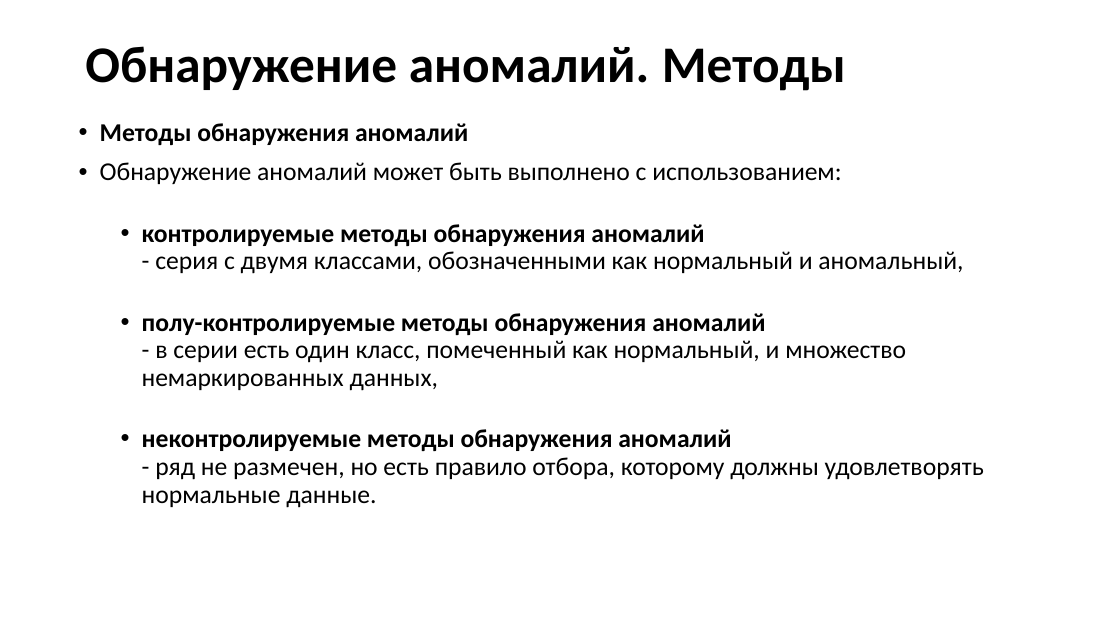
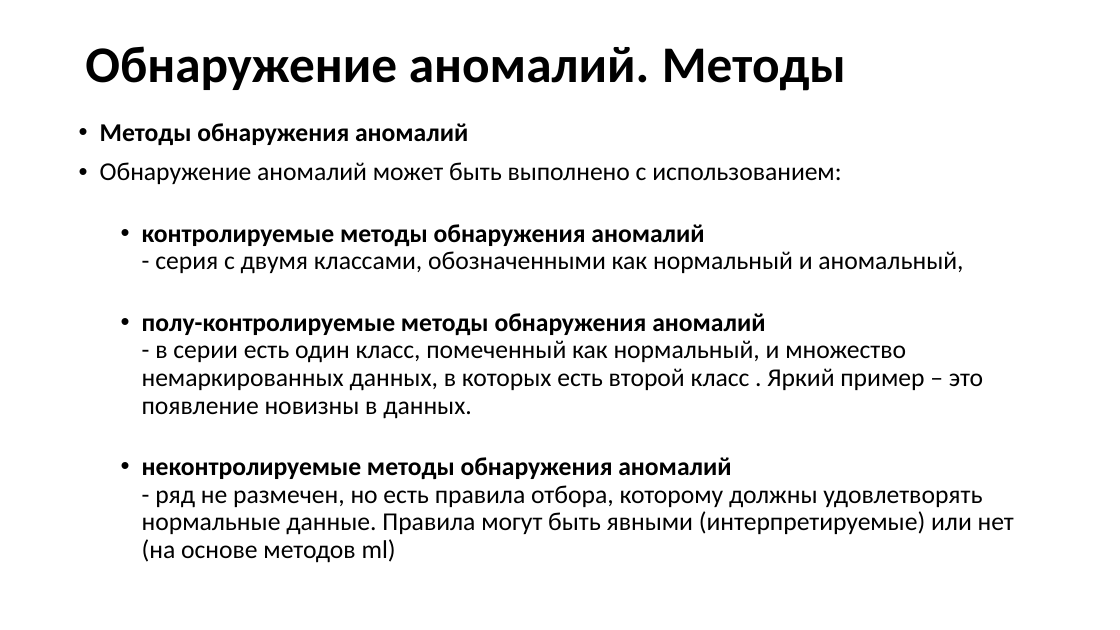
Before and after one commit to MVRonkin/TimeSeriesCourse, a slide deck: slide 12 of 2024/Lec/Юнит 20 - Обнаружение аномалий.pptx. Drawn at 1120x630 pixels with LibreOffice and Linux fonts; fonts in the diff are those of the drawing. Boxes give left, top, right and bottom in pixels: in the first picture for what was removed or moved away, otherwise in the second. Text is boxed around its words. In the diff, an @@ line names an element or a change of style, - is before the commit and + after.

```diff
--- a/2024/Lec/Юнит 20 - Обнаружение аномалий.pptx
+++ b/2024/Lec/Юнит 20 - Обнаружение аномалий.pptx
@@ text at box(142, 313, 1014, 563): text changed @@
-  • полу-контролируемые методы обнаружения аномалий
-    - в серии есть один класс, помеченный как нормальный, и множество немаркированных данных,
-  • неконтролируемые методы обнаружения аномалий
-    - ряд не размечен, но есть правило отбора, которому должны удовлетворять нормальные данные.
+  • полу-контролируемые методы обнаружения аномалий
+    - в серии есть один класс, помеченный как нормальный, и множество немаркированных данных, в которых есть второй класс . Яркий пример – это появление новизны в данных.
+  • неконтролируемые методы обнаружения аномалий
+    - ряд не размечен, но есть правила отбора, которому должны удовлетворять нормальные данные. Правила могут быть явными (интерпретируемые) или нет (на основе методов ml)
```
Also in this commit, not shown: 10 other slides changed, 16 other files.
